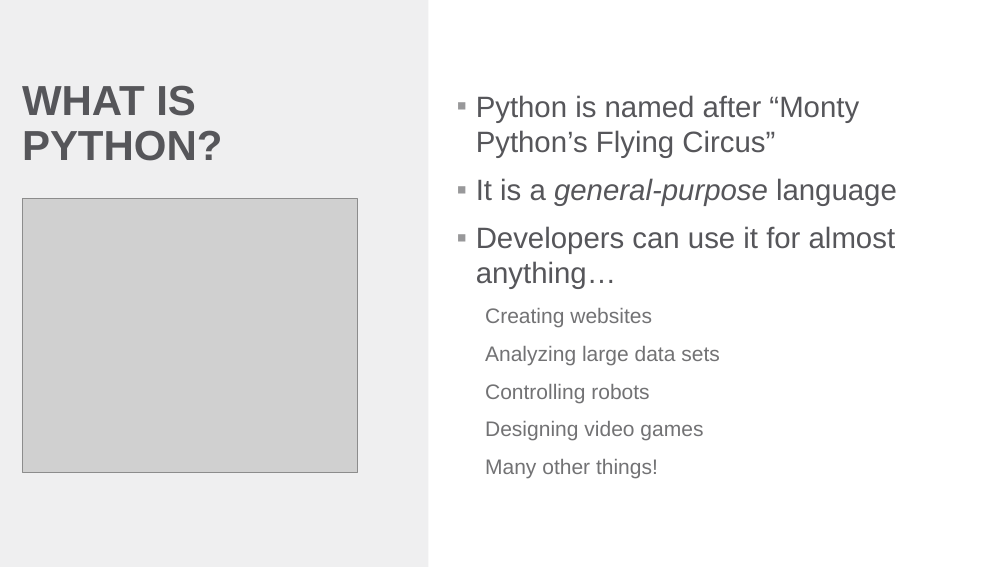
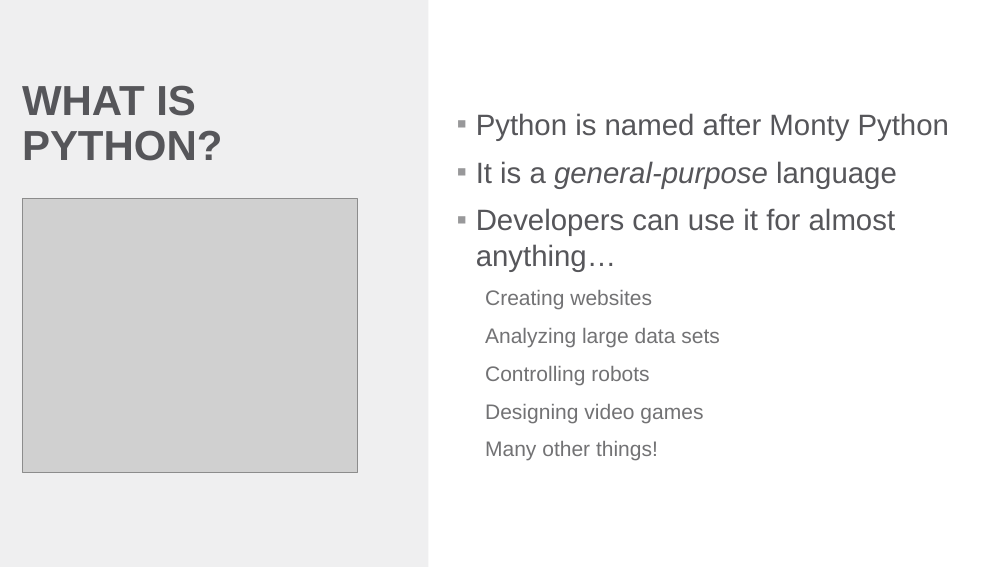
Before and after one commit to hytechcamps/python, a slide deck: slide 2 of ProgrammingWithPython.pptx. Drawn at 1008x567 pixels with LibreOffice and Linux fonts; fonts in the diff are those of the drawing; grey boxes stand for pictures. Boxes give left, top, right and bottom in pixels: in the first picture for what was removed or moved away, otherwise in the second. Text is boxed around its words. In the diff, an @@ line names an element or a change of style, - is before the commit and + after.

```diff
--- a/ProgrammingWithPython.pptx
+++ b/ProgrammingWithPython.pptx
@@ text at [476, 113, 949, 141]: text changed @@
-▪ Python is named after “Monty Python’s Flying Circus”
+▪ Python is named after Monty Python
```
Also in this commit, not shown: 3 other slides changed, 2 slides added, 1 other file.
